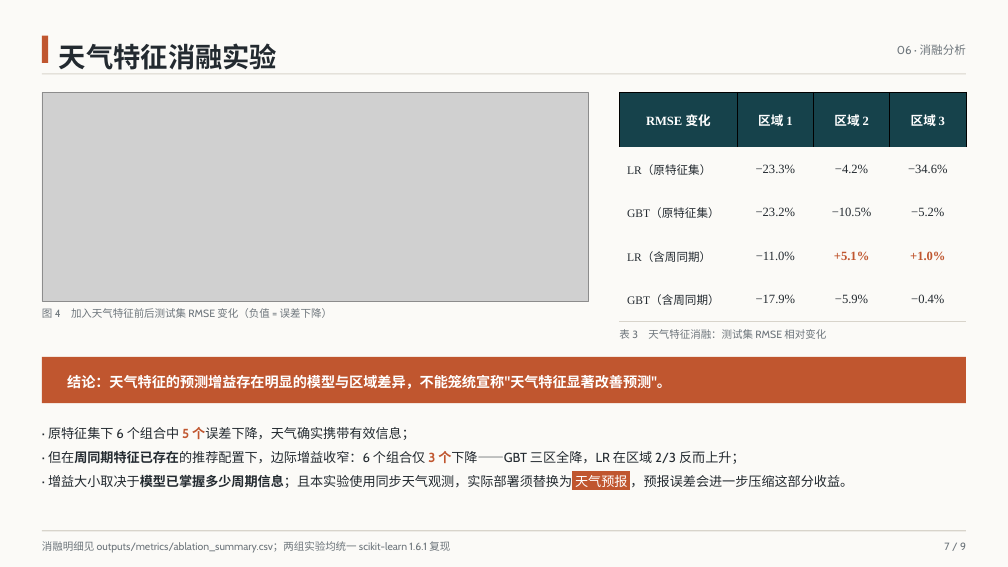
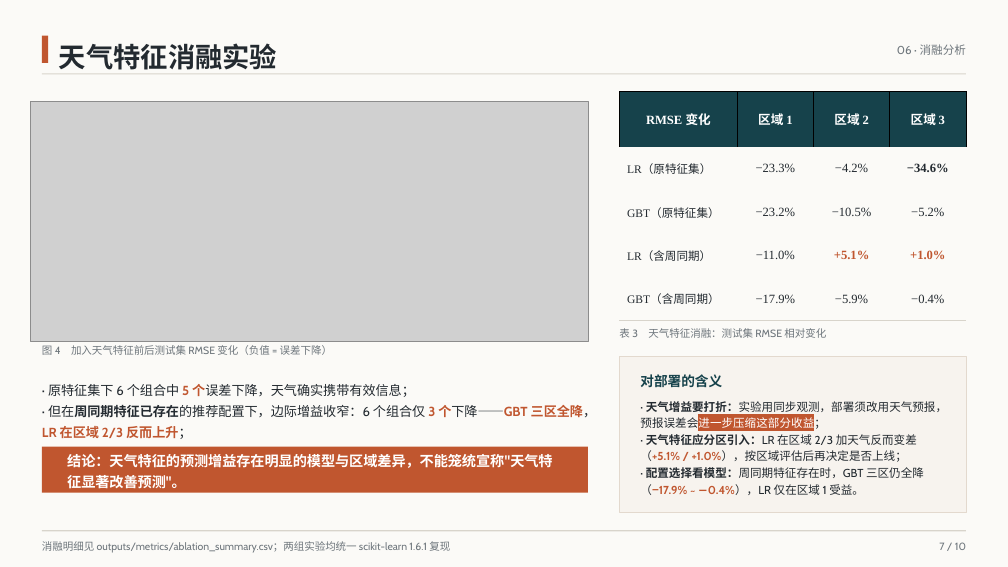
Before and after one commit to 77xiang/python_data_processing, a slide deck: slide 7 of deliverables/课程汇报PPT/课程汇报PPT.pptx. Drawn at 1008x567 pixels with LibreOffice and Linux fonts; fonts in the diff are those of the drawing; grey boxes stand for pictures. Boxes give left, top, right and bottom in pixels: in the first picture for what was removed or moved away, otherwise in the second. Text is boxed around its words. In the diff, an @@ line names an element or a change of style, - is before the commit and + after.

```diff
--- a/deliverables/课程汇报PPT/课程汇报PPT.pptx
+++ b/deliverables/课程汇报PPT/课程汇报PPT.pptx
@@ picture: place and size @@
-picture at (42,92,588,301)
+picture at (31,102,588,342)
@@ table at (619,91,966,321) @@
@@ bold on in "−34.6%" @@
@@ text "图 4 加入天气特征前后测试集 RMSE 变化（负值 ...": place and size @@
-text "图 4 加入天气特征前后测试集 RMSE 变化（负值 ..." at (42,306,332,320)
+text "图 4 加入天气特征前后测试集 RMSE 变化（负值 ..." at (42,343,332,357)
@@ rectangle added at (619,357,966,513), fill #F7F3EE, outline #E3D9CE 0.75 pt @@
@@ text "· 原特征集下 6 个组合中 5 ...": place and size @@
-text "· 原特征集下 6 个组合中 5 ..." at (48,427,853,488)
+text "· 原特征集下 6 个组合中 5 ..." at (42,384,597,439)
@@ text "· 原特征集下 6 个组合中 5 ..." at (42,384,597,439): text colour #232A30 to #C0562F, bold on in "个下降——GBT 三区全降，LR 在区域 2/3 反而上升；"; line spacing 1.5 to 1.35 @@
@@ text added at (640,374,722,388), 13 pt, text #16424B, bold @@
+对部署的含义
@@ text added at (640,401,947,495), 11 pt, text #232A30 @@
+· 天气增益要打折：实验用同步观测，部署须改用天气预报，预报误差会进一步压缩这部分收益；
+· 天气特征应分区引入：LR 在区域 2/3 加天气反而变差（+5.1% / +1.0%），按区域评估后再决定是否上线；
+· 配置选择看模型：周同期特征存在时，GBT 三区仍全降（−17.9% ~ −0.4%），LR 仅在区域 1 受益。
@@ rectangle: place and size @@
-rectangle at (42,357,966,403)
+rectangle at (42,447,588,493)
@@ text at (48,475,853,488): paragraph removed @@
-· 增益大小取决于模型已掌握多少周期信息；且本实验使用同步天气观测，实际部署须替换为 天气预报 ，预报误差会进一步压缩这部分收益。
@@ text "结论：天气特征的预测增益存在明显的模型与区域差异，不能笼统宣称"天气特征显著改善预测"。" rewrapped from (67,375,671,389) to (67,454,552,489) @@
@@ text at (939,542,966,550): text changed @@
-7 / 9
+7 / 10
```
Also in this commit, not shown: 8 other slides changed, 1 slide added, 8 other files.
